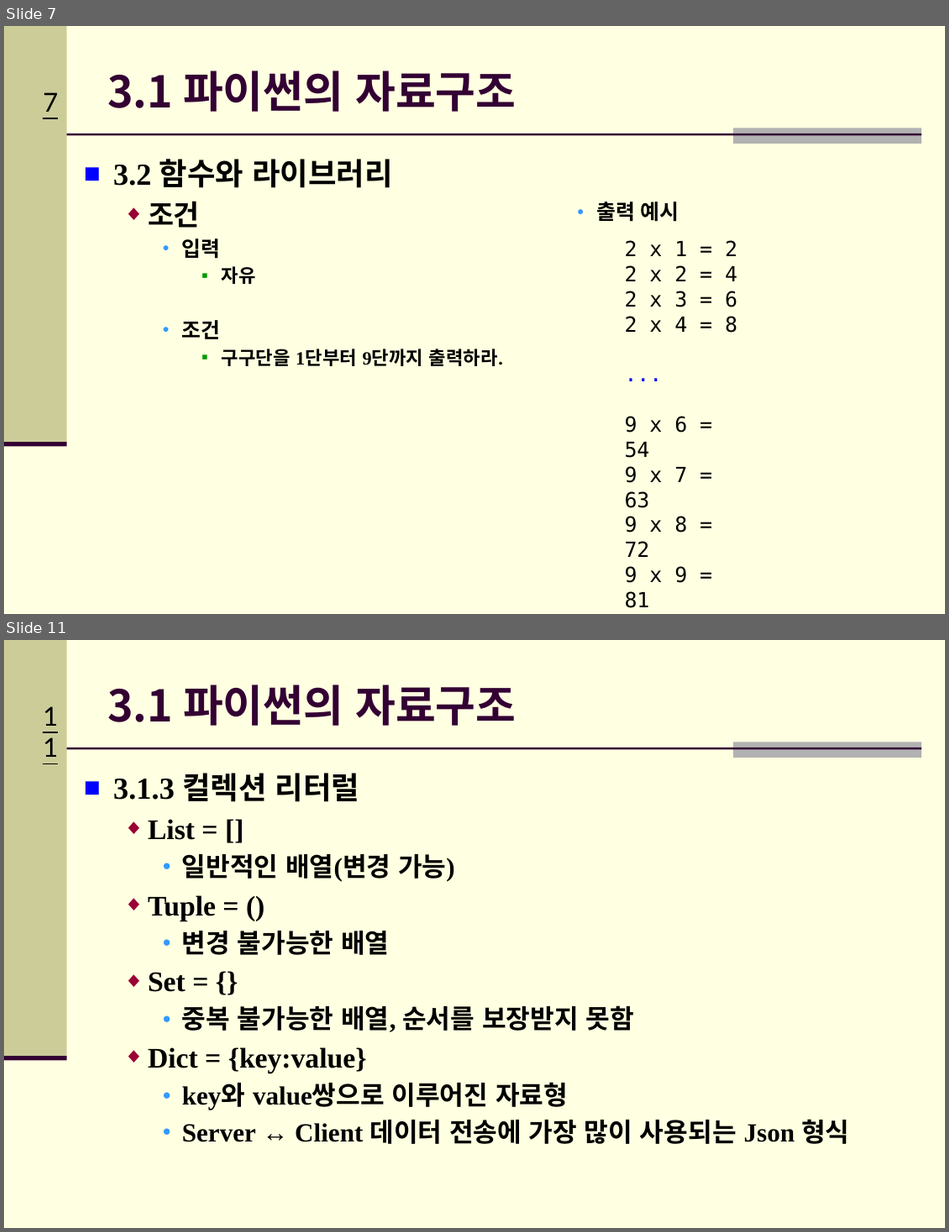
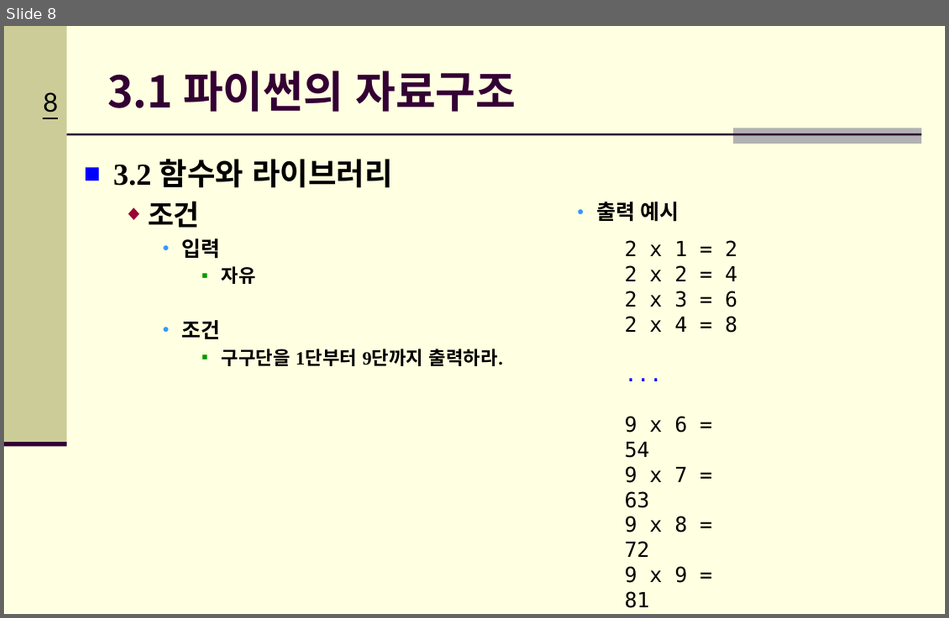
Before and after one commit to Hitbee-dev/OpenCV-Python, a slide deck: 2022-09-20/documents/CH_03_파이썬 기초_실습2.pptx. Shown one above the other, each under a label of ours: slides 7 and 11 before the commit, slide 8 after it; the slides between them are not shown. The pictures are 949x1232 and 949x618 pixels, drawn with LibreOffice and Linux fonts; fonts in the diff are those of the drawing; background and template pictures are left out. Boxes give left, top, right and bottom in pixels: in the first picture for what was removed or moved away, otherwise in the second. Text is boxed around its words. In the diff, an @@ line names an element or a change of style, - is before the commit and + after.

```diff
--- a/2022-09-20/documents/CH_03_파이썬 기초_실습2.pptx
+++ b/2022-09-20/documents/CH_03_파이썬 기초_실습2.pptx
@@ slide 11 removed at [4, 640, 945, 1228], background #FFFFE1; not listed: 5 template elements that a slide beside it also shows @@
@@ title removed at [107, 685, 516, 726] @@
-3.1 파이썬의 자료구조
@@ text removed at [113, 773, 849, 1144] @@
-■ 3.1.3 컬렉션 리터럴
-  ◆ List = []
-    ● 일반적인 배열(변경 가능)
-  ◆ Tuple = ()
-    ● 변경 불가능한 배열
-  ◆ Set = {}
-    ● 중복 불가능한 배열, 순서를 보장받지 못함
-  ◆ Dict = {key:value}
-    ● key와 value쌍으로 이루어진 자료형
-    ● Server ↔ Client 데이터 전송에 가장 많이 사용되는 Json 형식
@@ what was slide 7 is now slide 8 @@
@@ page number at [43, 92, 58, 113]: text changed @@
-7
+8
```
Also in this commit, not shown: 4 slides changed, 2 slides added, 11 other slides removed, 1 other file.
